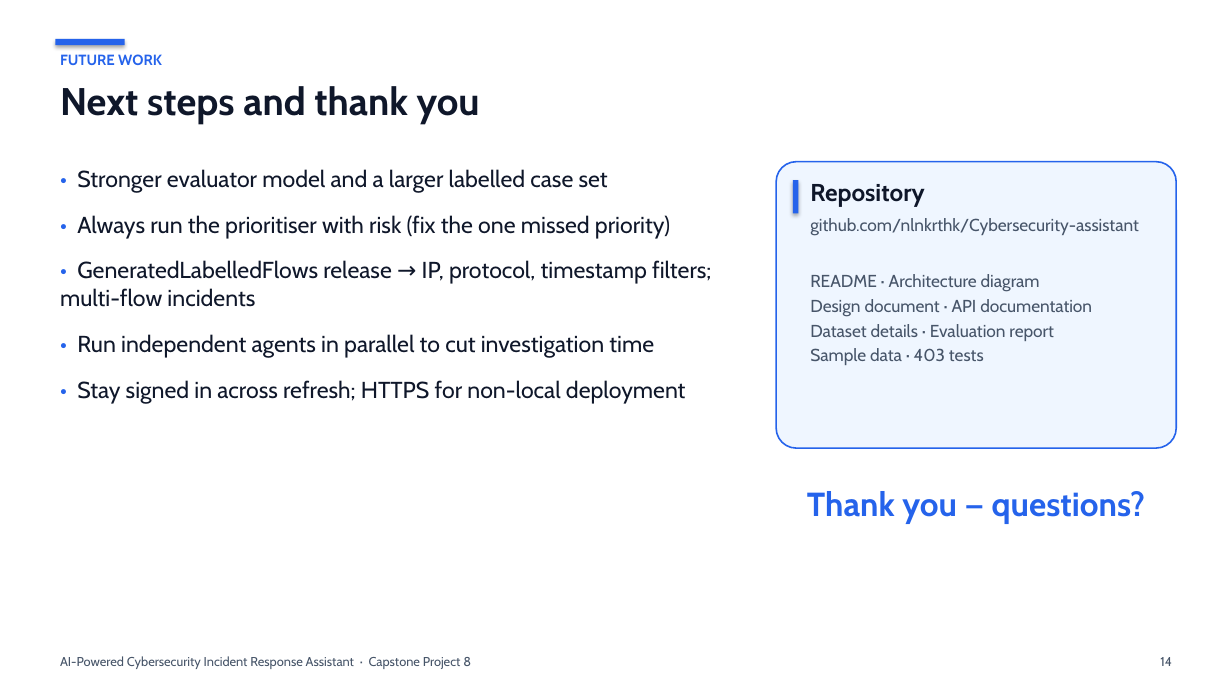
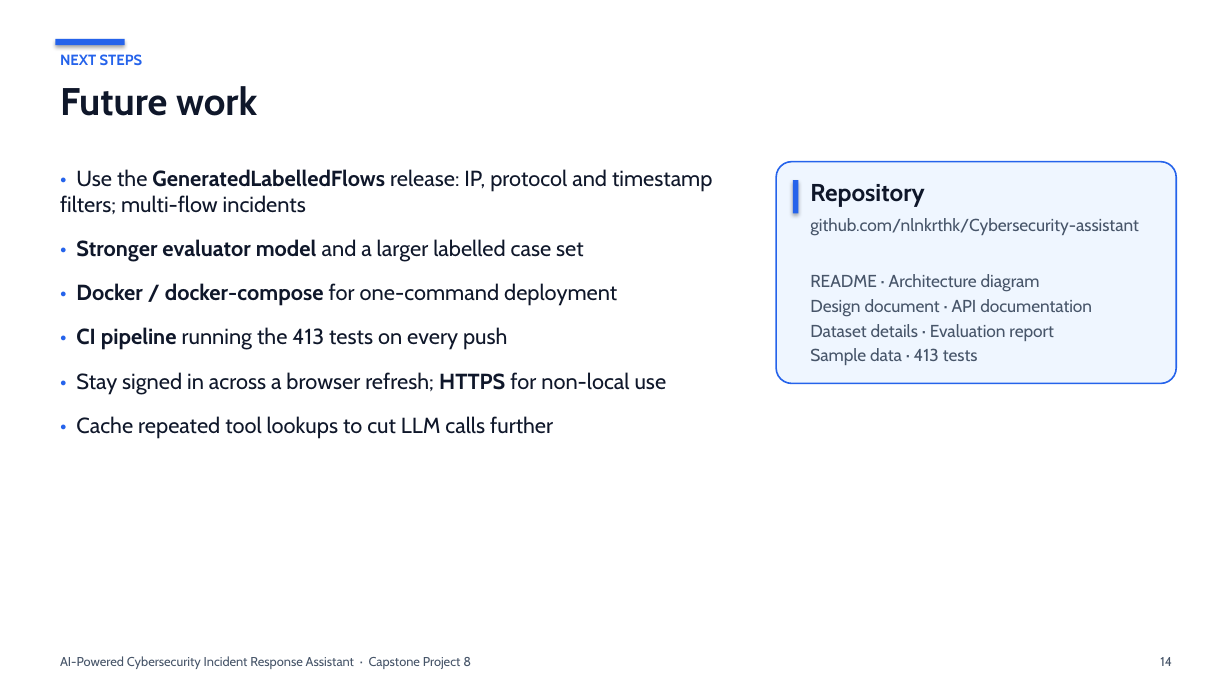
Before and after one commit to nlnkrthk/Cybersecurity-assistant, a slide deck: slide 14 of presentation/Project_Presentation.pptx. Drawn at 1232x693 pixels with LibreOffice and Linux fonts; fonts in the diff are those of the drawing. Boxes give left, top, right and bottom in pixels: in the first picture for what was removed or moved away, otherwise in the second. Text is boxed around its words. In the diff, an @@ line names an element or a change of style, - is before the commit and + after.

```diff
--- a/presentation/Project_Presentation.pptx
+++ b/presentation/Project_Presentation.pptx
@@ text at (x1=60, y1=54, x2=143, y2=65): text changed @@
-FUTURE WORK
+NEXT STEPS
@@ text at (x1=60, y1=86, x2=257, y2=116): text changed @@
-Next steps and thank you
+Future work
@@ text at (x1=60, y1=169, x2=713, y2=214): paragraph added @@
+• Use the GeneratedLabelledFlows release: IP, protocol and timestamp filters; multi-flow incidents
@@ rounded rectangle resized from (x1=776, y1=162, x2=1177, y2=448) to (x1=776, y1=162, x2=1177, y2=384) @@
@@ text at (x1=76, y1=239, x2=584, y2=262): size 18 to 17 pt in "• Stronger evaluator model and a larger ..."; bold on in "Stronger evaluator model" @@
@@ text at (x1=76, y1=283, x2=667, y2=439): text changed; size 18 to 17 pt @@
-• Always run the prioritiser with risk (fix the one missed priority)
-• GeneratedLabelledFlows release → IP, protocol, timestamp filters; multi-flow incidents
-• Run independent agents in parallel to cut investigation time
-• Stay signed in across refresh; HTTPS for non-local deployment
+• Docker / docker-compose for one-command deployment
+• CI pipeline running the 413 tests on every push
+• Stay signed in across a browser refresh; HTTPS for non-local use
+• Cache repeated tool lookups to cut LLM calls further
@@ text at (x1=810, y1=348, x2=978, y2=365): text changed @@
-Sample data · 403 tests
+Sample data · 413 tests
@@ text removed at (x1=807, y1=491, x2=1145, y2=524) @@
-Thank you — questions?
```
Also in this commit, not shown: 4 other slides changed, 9 slides added, 8 slides removed, 2 other files.
